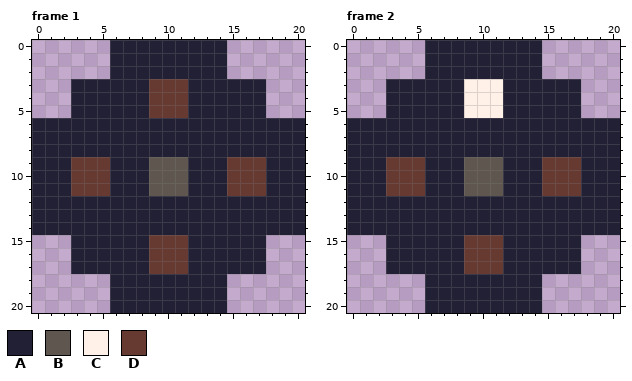
Pixel-art file, stored at assets/cartrige.aseprite. That is the earlier state.
21x21 pixels, 5 frames. Shown: frame 1, frame 2. The commit also changed other frames, which this record leaves out.
Palette (. is transparent): A #222034  B #5f574f  C #fff1e8  D #663931
Pixels before, frame 1, first column x 0:
 0 ......AAAAAAAAA......
 1 ......AAAAAAAAA......
 2 ......AAAAAAAAA......
 3 ...AAAAAADDDAAAAAA...
 4 ...AAAAAADDDAAAAAA...
 5 ...AAAAAADDDAAAAAA...
 6 AAAAAAAAAAAAAAAAAAAAA
 7 AAAAAAAAAAAAAAAAAAAAA
 8 AAAAAAAAAAAAAAAAAAAAA
 9 AAADDDAAABBBAAADDDAAA
10 AAADDDAAABBBAAADDDAAA
11 AAADDDAAABBBAAADDDAAA
12 AAAAAAAAAAAAAAAAAAAAA
13 AAAAAAAAAAAAAAAAAAAAA
14 AAAAAAAAAAAAAAAAAAAAA
15 ...AAAAAADDDAAAAAA...
16 ...AAAAAADDDAAAAAA...
17 ...AAAAAADDDAAAAAA...
18 ......AAAAAAAAA......
19 ......AAAAAAAAA......
20 ......AAAAAAAAA......
Pixels before, frame 2, first column x 0:
 0 ......AAAAAAAAA......
 1 ......AAAAAAAAA......
 2 ......AAAAAAAAA......
 3 ...AAAAAACCCAAAAAA...
 4 ...AAAAAACCCAAAAAA...
 5 ...AAAAAACCCAAAAAA...
 6 AAAAAAAAAAAAAAAAAAAAA
 7 AAAAAAAAAAAAAAAAAAAAA
 8 AAAAAAAAAAAAAAAAAAAAA
 9 AAADDDAAABBBAAADDDAAA
10 AAADDDAAABBBAAADDDAAA
11 AAADDDAAABBBAAADDDAAA
12 AAAAAAAAAAAAAAAAAAAAA
13 AAAAAAAAAAAAAAAAAAAAA
14 AAAAAAAAAAAAAAAAAAAAA
15 ...AAAAAADDDAAAAAA...
16 ...AAAAAADDDAAAAAA...
17 ...AAAAAADDDAAAAAA...
18 ......AAAAAAAAA......
19 ......AAAAAAAAA......
20 ......AAAAAAAAA......
Once edited:
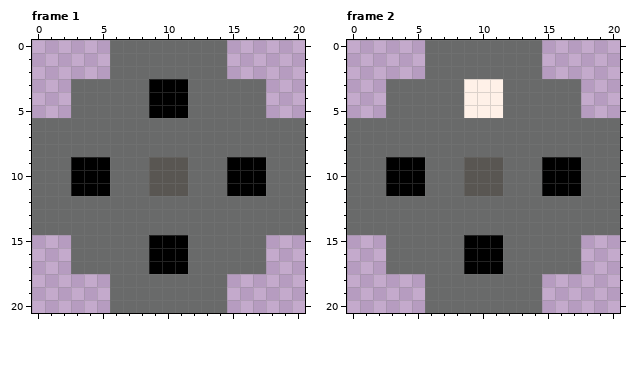
Change:
colour A: #222034 -> #696a6a
colour B: #5f574f -> #595652
colour D: #663931 -> #000000
